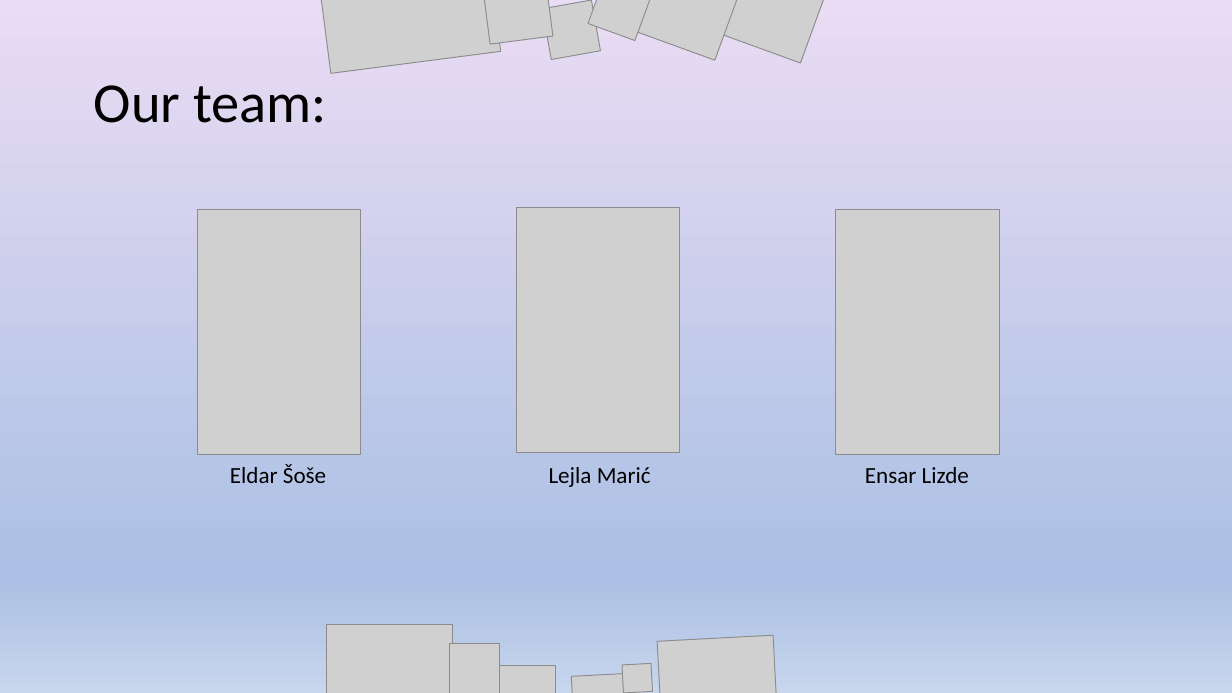
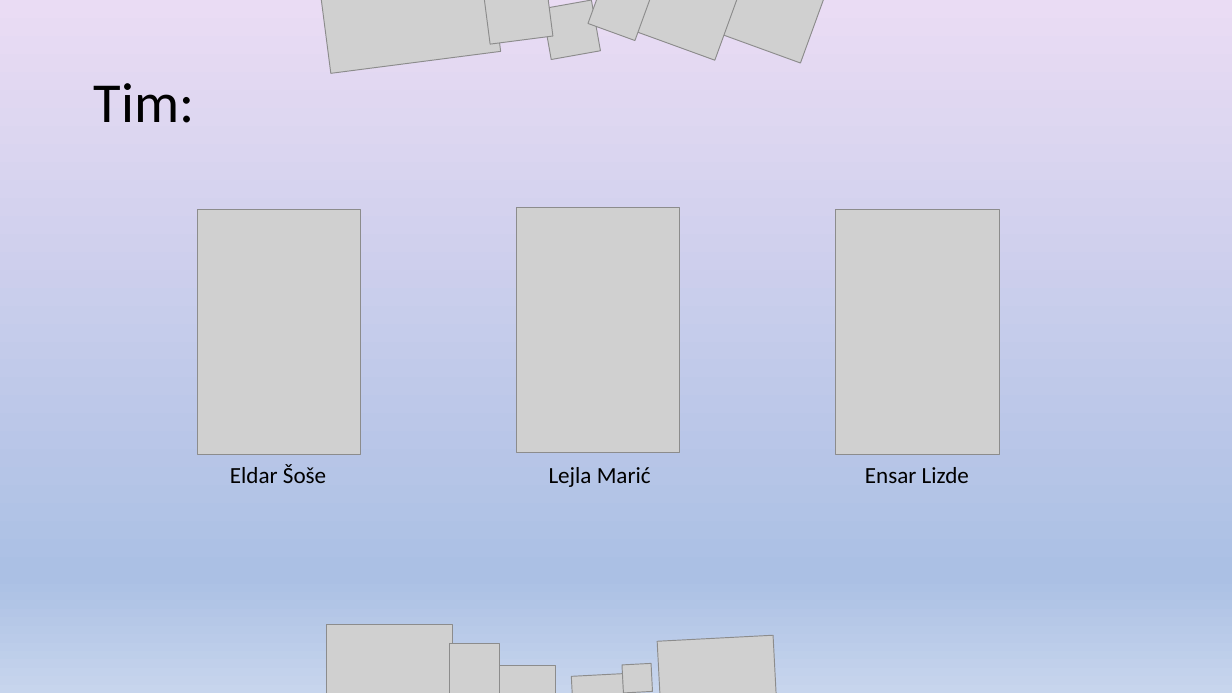
Before and after one commit to ensar4/Fit_CC, a slide deck: slide 7 of we_care_bracelet_fitcc.pptx (slide 8 before the commit). Drawn at 1232x693 pixels with LibreOffice and Linux fonts; fonts in the diff are those of the drawing; grey boxes stand for pictures. Boxes give left, top, right and bottom in pixels: in the first picture for what was removed or moved away, otherwise in the second. Text is boxed around its words. In the diff, an @@ line names an element or a change of style, - is before the commit and + after.

Commit message:
ok

```diff
--- a/we_care_bracelet_fitcc.pptx
+++ b/we_care_bracelet_fitcc.pptx
@@ title at <box>94,83,195,123</box>: text changed @@
-Our team:
+Tim:
```
Also in this commit, not shown: 1 slide removed.
